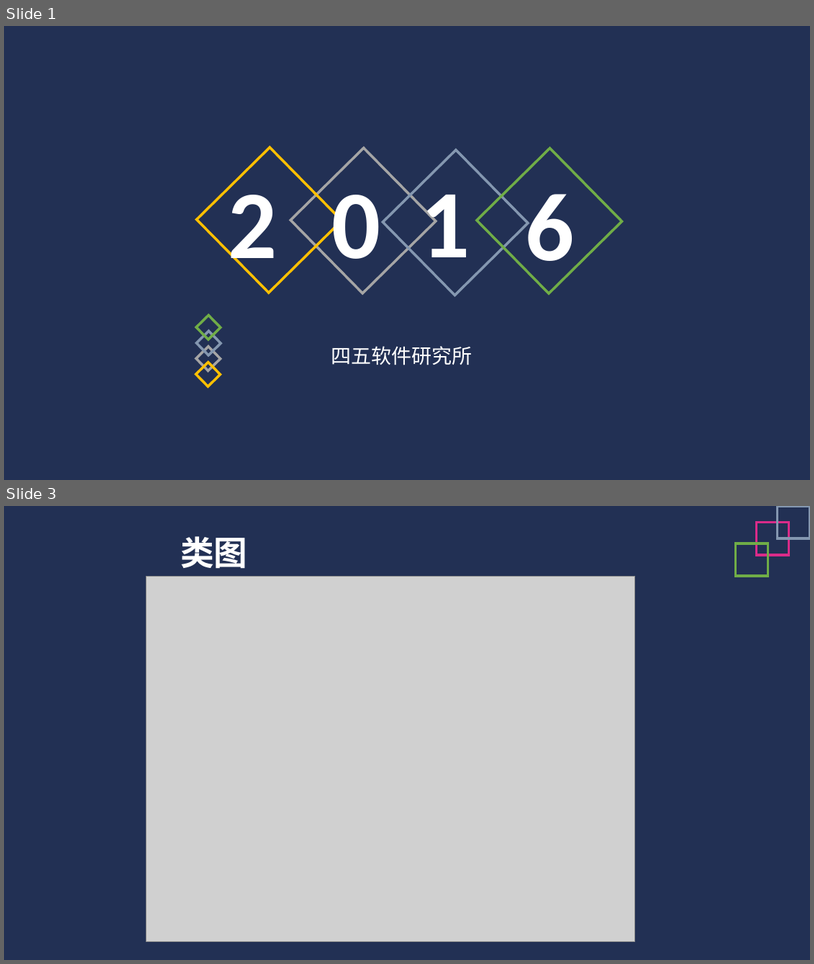
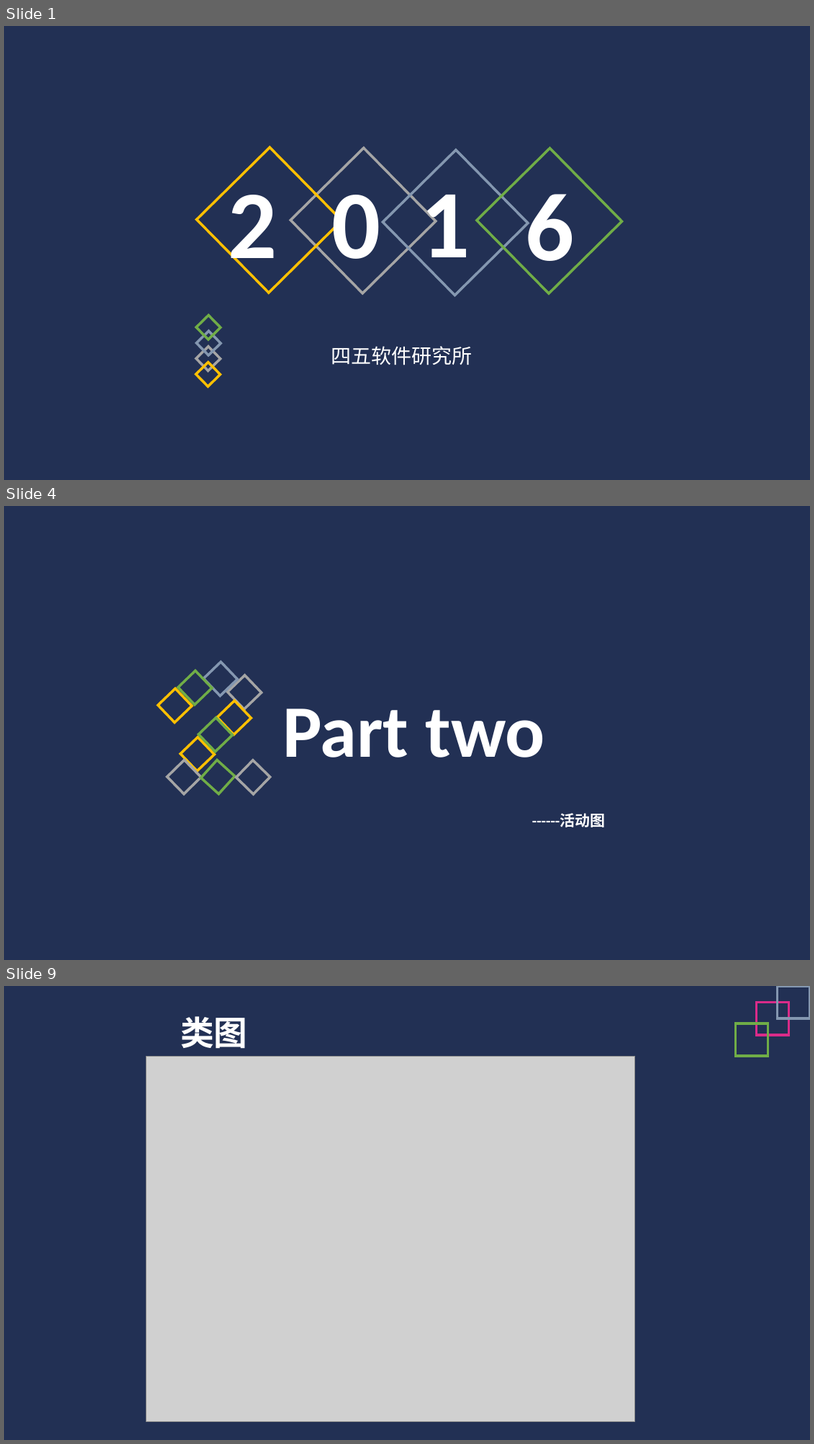
Before and after one commit to Glossy/WebEngineering, a slide deck: 应用建模.pptx. Shown one above the other, each under a label of ours: slides 1 and 3 before the commit, slides 1, 4 and 9 after it; the slides between them are not shown. The pictures are 814x964 and 814x1444 pixels, drawn with LibreOffice and Linux fonts; fonts in the diff are those of the drawing; grey boxes stand for pictures. Boxes give left, top, right and bottom in pixels: in the first picture for what was removed or moved away, otherwise in the second. Text is boxed around its words. In the diff, an @@ line names an element or a change of style, - is before the commit and + after.

Commit message:
用例图、活动图、超文本访问模型

```diff
--- a/应用建模.pptx
+++ b/应用建模.pptx
@@ slide 4 added at <box>4,506,810,960</box>, background #FFFFFF; not listed: 2 template elements that a slide beside it also shows @@
@@ text added at <box>283,708,545,757</box>, 88 pt, text #FFFFFF, bold @@
+Part two
@@ group added at <box>158,662,270,794</box>: 10 rectangles @@
@@ text added at <box>532,813,606,827</box>, 18 pt, text #FFFFFF, bold @@
+------活动图
@@ what was slide 3 is now slide 9 @@
```
Also in this commit, not shown: 1 slide changed, 5 other slides added, 3 other files.
